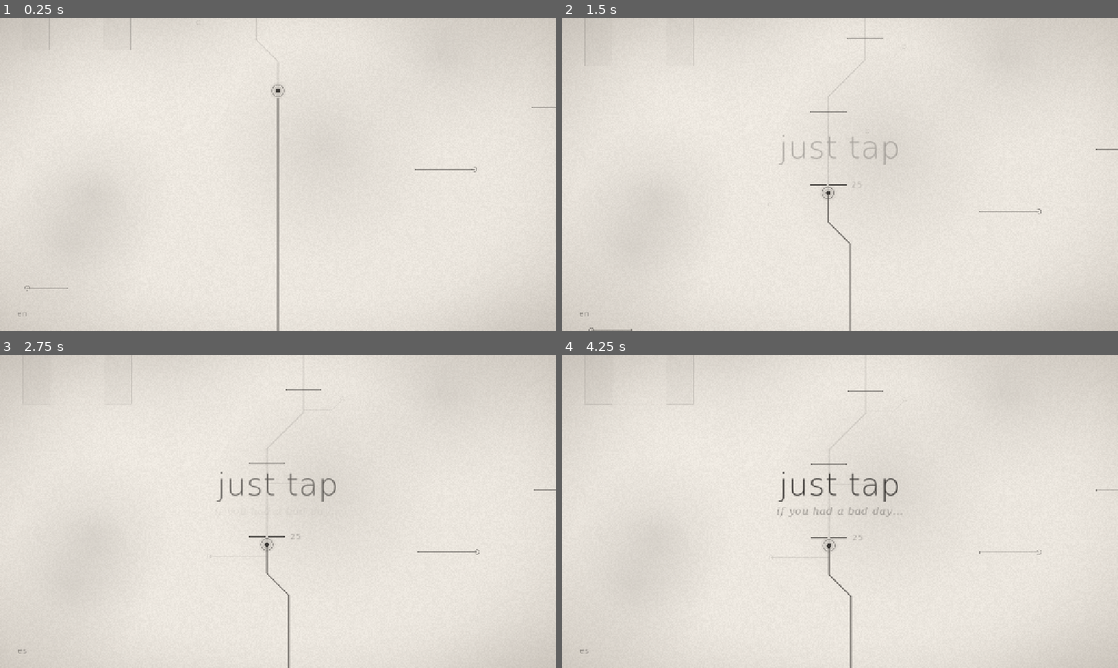
Above: before the commit, frames 1-4 (two rows, left to right).
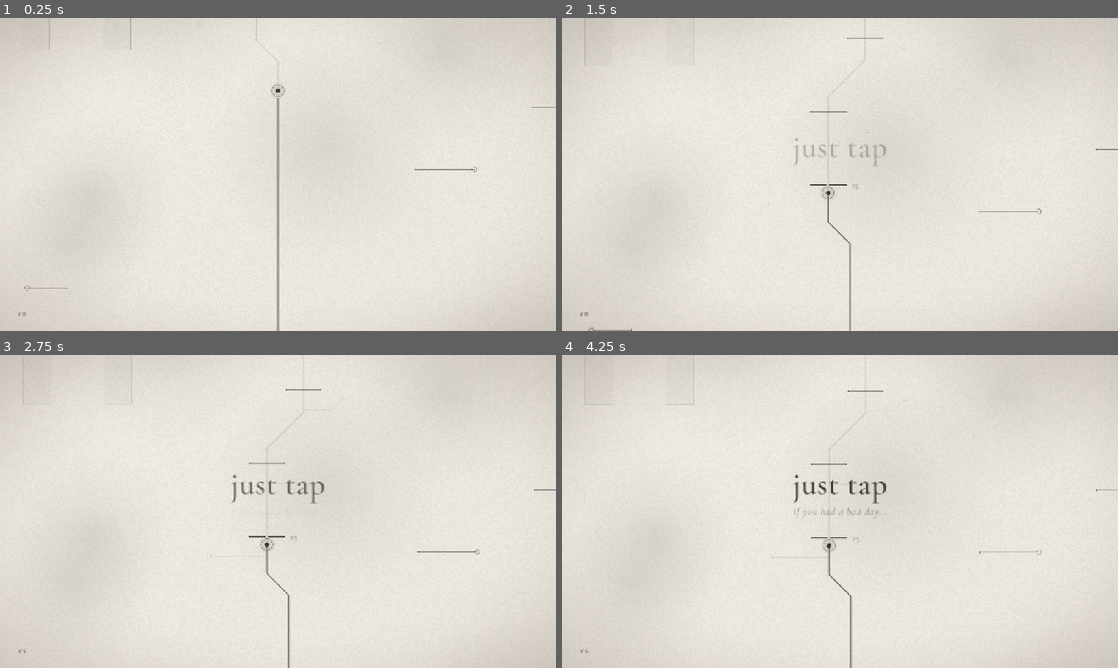
Above: after the commit, the same moments.

Repository: pablopalma/just-tap-repository
Game: Godot game, scene res://scenes/main.tscn
Same seed, same stepped clock (60 frames per second), same inputs: the game is played once before the commit and once after it.
Inputs:
- Up to frame 1 (0.25 s): no input
- Up to frame 2 (1.5 s): click "en" at 0.5 s; click "es" at 1.25 s
- Up to frame 3 (2.75 s): click "en" at 2 s
- Up to frame 4 (4.25 s): click "es" at 2.75 s; click "en" at 3.5 s

The runs differ from the first frame. In frame 1, less than 0.1% of the frame differs, in the area x 3-5%, y 94-96%; in frame 2, 0.4%; in frame 3, 0.6%; in frame 4, 0.8%, in the area x 3-62%, y 37-96%.

Commit message:
La fuente Cormorant Garamond viaja con el juego
Antes se pedía al sistema y en la web caía a la fuente de Godot. Ahora
vive en fonts/ (SIL Open Font License, OFL.txt incluido) con el peso en
el eje wght de la fuente variable.

Co-Authored-By: Claude Opus 5.5 <noreply@anthropic.com>

Diff:
--- a/scripts/ui/ui_style.gd
+++ b/scripts/ui/ui_style.gd
@@ -18,14 +18,18 @@
 	return _italic
 
 
+## Cormorant Garamond ships with the game (fonts/, SIL Open Font License), so it looks the same on
+## the web and on any machine. It is a variable font: the weight is set on its "wght" axis.
+const REGULAR := "res://fonts/CormorantGaramond.ttf"
+const ITALIC := "res://fonts/CormorantGaramond-Italic.ttf"
+const WEIGHT := 500
+
+
 static func _make(is_italic: bool) -> Font:
-	var f := SystemFont.new()
-	f.font_names = PackedStringArray(["Cormorant Garamond", "Cormorant", "Garamond", "Georgia", "Times New Roman", "serif"])
-	f.font_weight = 300 if not is_italic else 400
-	f.font_italic = is_italic
-	f.antialiasing = TextServer.FONT_ANTIALIASING_GRAY
+	var f: FontFile = load(ITALIC if is_italic else REGULAR)
 	var v := FontVariation.new()
 	v.base_font = f
+	v.variation_opentype = {TextServerManager.get_primary_interface().name_to_tag("wght"): WEIGHT}
 	v.spacing_glyph = 1
 	return v
 
Binary file added: fonts/CormorantGaramond-Italic.ttf
Not shown, added: fonts/CormorantGaramond-Italic.ttf.import
Binary file added: fonts/CormorantGaramond.ttf
Not shown, added: fonts/CormorantGaramond.ttf.import
Not shown, added: fonts/OFL.txt
